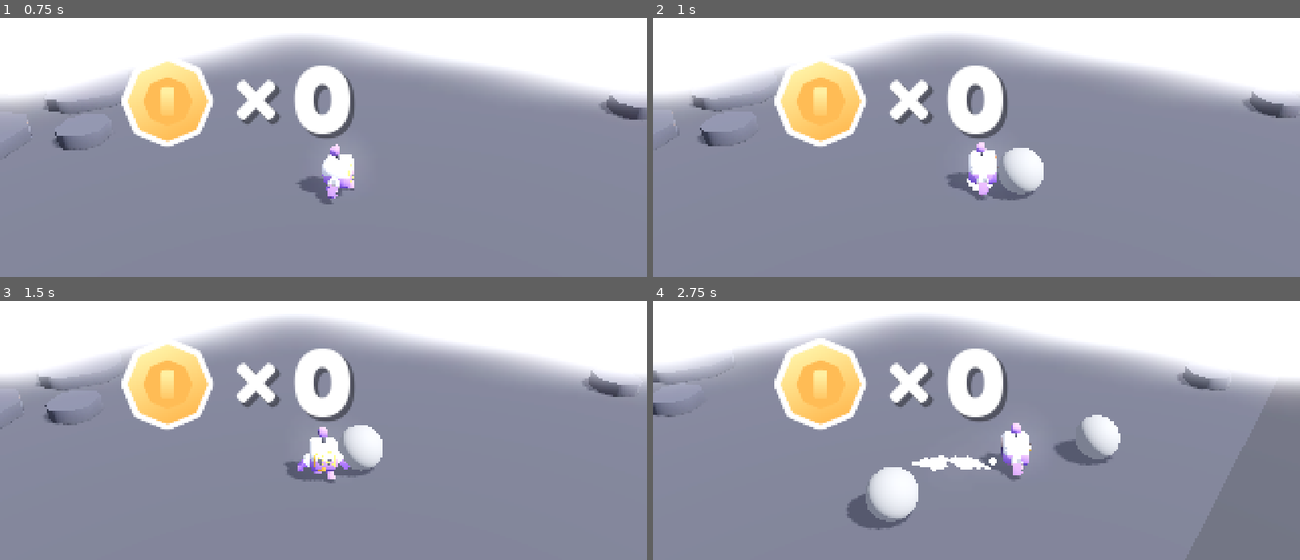
Above: before the commit, frames 1-4 (two rows, left to right).
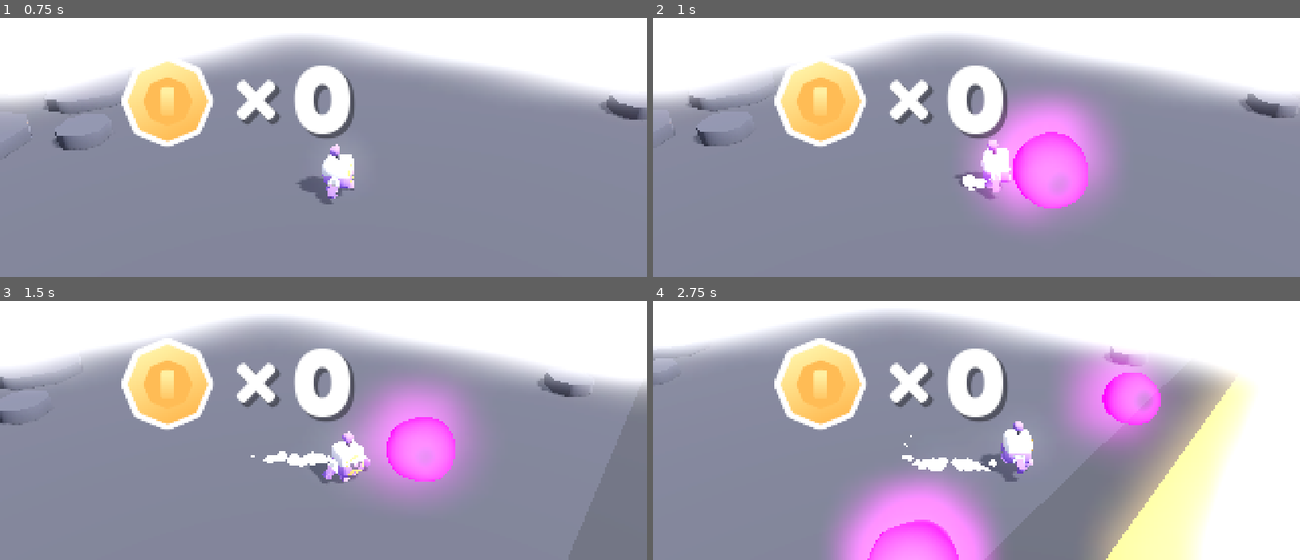
Above: after the commit, the same moments.

Repository: balidani/BobaPop
Game: Godot game, scene res://scenes/main.tscn
The game is run twice, just before and just after one commit, with the same random seed, the same clock (stepped at 60 frames per second) and the same inputs.
Inputs:
- Up to frame 1 (0.75 s): hold D (move_right) from 0.53 s (still down); tap Down (camera_down) at 0.6 s
- Up to frame 2 (1 s): keep holding D (move_right); tap Space (jump) at 0.77 s
- Up to frame 3 (1.5 s): release D (move_right) at 1.28 s; hold S (move_back) from 1.28 s (still down); tap Left (camera_left) at 1.35 s
- Up to frame 4 (2.75 s): tap Space (jump) at 1.52 s; release S (move_back) at 2.03 s; hold D (move_right) from 2.03 s (still down); tap Right (camera_right) at 2.1 s

Frame 1 is identical in both runs. In frame 2, 9.2% of the frame differs, in the area x 2-100%, y 28-81%; in frame 3, 14%; in frame 4, 34%, in the area x 0-100%, y 4-100%.
Error in both runs: Invalid access to property or key 'position' on a base object of type 'Nil'. (res://scripts/view.gd:33)

Commit message:
make bubbles shaded

Diff:
--- a/scenes/bubble.tscn
+++ b/scenes/bubble.tscn
@@ -1,10 +1,54 @@
-[gd_scene load_steps=3 format=3 uid="uid://ceh015bhiwo7i"]
+[gd_scene load_steps=6 format=3 uid="uid://ceh015bhiwo7i"]
 
-[ext_resource type="SphereMesh" uid="uid://b5atinp5pagdo" path="res://meshes/bubble.tres" id="1_0j574"]
-[ext_resource type="Script" path="res://scripts/bubble.gd" id="2_pdve3"]
+[ext_resource type="SphereMesh" path="res://materials/new_sphere_mesh.tres" id="1_dps4q"]
+
+[sub_resource type="Shader" id="Shader_acusc"]
+code = "shader_type spatial;
+
+uniform sampler2D noise_tex;
+uniform float spikiness;
+uniform float speed;
+uniform vec3 color;
+
+float fresnel(vec3 normal, mat4 camera_matrix){
+	vec3 view_direction_world = (camera_matrix * vec4(0.0,0.0,1.0,0.0)).xyz;
+	vec3 normal_world = (camera_matrix * vec4(normal,0.0)).xyz;
+
+	float d = dot(view_direction_world, normal_world);
+	d = abs(d);
+	d = clamp(d, 0.0, 1.0);
+
+	return 1.0 - d;
+}
+
+void vertex() {
+	float height = texture(noise_tex, VERTEX.xz * spikiness + vec2(TIME)*speed).r;
+	VERTEX += NORMAL * height * 0.5;
+}
+
+void fragment() {
+	ALPHA = fresnel(NORMAL, VIEW_MATRIX);
+	ROUGHNESS = 1.5;
+	ALBEDO = color;
+}
+"
+
+[sub_resource type="FastNoiseLite" id="FastNoiseLite_r40wu"]
+
+[sub_resource type="NoiseTexture2D" id="NoiseTexture2D_bu7wf"]
+noise = SubResource("FastNoiseLite_r40wu")
+
+[sub_resource type="ShaderMaterial" id="ShaderMaterial_irgy1"]
+render_priority = 0
+shader = SubResource("Shader_acusc")
+shader_parameter/spikiness = 0.05
+shader_parameter/speed = 0.08
+shader_parameter/color = Vector3(5, 0, 15)
+shader_parameter/noise_tex = SubResource("NoiseTexture2D_bu7wf")
 
 [node name="Bubble" type="Node3D"]
-script = ExtResource("2_pdve3")
 
-[node name="Bubble" type="MeshInstance3D" parent="."]
-mesh = ExtResource("1_0j574")
+[node name="MeshInstance3D" type="MeshInstance3D" parent="."]
+transform = Transform3D(1, 0, 0, 0, 1, 0, 0, 0, 1, -0.330969, -0.100726, -0.0341489)
+material_override = SubResource("ShaderMaterial_irgy1")
+mesh = ExtResource("1_dps4q")
--- a/src/bubble_path/bubble_path.gd
+++ b/src/bubble_path/bubble_path.gd
@@ -4,12 +4,10 @@
 var t = 0.0
 func _process(delta: float) -> void:
 	t += delta
-	if t < 1.0: return
 
 	apply_central_impulse(-global_transform.basis.z * 2.0)
 	set_process(false)
 
-
 func _on_body_entered(body: Node) -> void:
 	if body.has_method("bounce"):
 		body.bounce(self)
--- a/src/bubble_path/bubble_path.tscn
+++ b/src/bubble_path/bubble_path.tscn
@@ -1,13 +1,58 @@
-[gd_scene load_steps=5 format=3 uid="uid://dnr5rjm3bwrgt"]
+[gd_scene load_steps=9 format=3 uid="uid://dnr5rjm3bwrgt"]
 
 [ext_resource type="PhysicsMaterial" uid="uid://w2eko4jy8j5l" path="res://src/bubble_path/bounce.tres" id="1_a8rah"]
 [ext_resource type="Script" path="res://src/bubble_path/bubble_path.gd" id="1_pll3f"]
+
+[sub_resource type="Shader" id="Shader_668kg"]
+code = "shader_type spatial;
+
+uniform sampler2D noise_tex;
+uniform float spikiness;
+uniform float speed;
+uniform vec3 color;
+
+float fresnel(vec3 normal, mat4 camera_matrix){
+	vec3 view_direction_world = (camera_matrix * vec4(0.0,0.0,1.0,0.0)).xyz;
+	vec3 normal_world = (camera_matrix * vec4(normal,0.0)).xyz;
+
+	float d = dot(view_direction_world, normal_world);
+	d = abs(d);
+	d = clamp(d, 0.0, 1.0);
+
+	return 1.0 - d;
+}
+
+void vertex() {
+	float height = texture(noise_tex, VERTEX.xz * spikiness + vec2(TIME)*speed).r;
+	VERTEX += NORMAL * height * 0.5;
+}
+
+void fragment() {
+	ALPHA = fresnel(NORMAL, VIEW_MATRIX);
+	ROUGHNESS = 1.5;
+	ALBEDO = color;
+}
+"
+
+[sub_resource type="FastNoiseLite" id="FastNoiseLite_4xfrs"]
+
+[sub_resource type="NoiseTexture2D" id="NoiseTexture2D_1xwse"]
+noise = SubResource("FastNoiseLite_4xfrs")
+
+[sub_resource type="ShaderMaterial" id="ShaderMaterial_xfokb"]
+render_priority = 0
+shader = SubResource("Shader_668kg")
+shader_parameter/spikiness = 0.05
+shader_parameter/speed = 0.08
+shader_parameter/color = Vector3(5, 0, 10)
+shader_parameter/noise_tex = SubResource("NoiseTexture2D_1xwse")
 
 [sub_resource type="SphereMesh" id="SphereMesh_fygxx"]
 
 [sub_resource type="SphereShape3D" id="SphereShape3D_6isg4"]
 
 [node name="BubblePath" type="RigidBody3D"]
+axis_lock_linear_y = true
 mass = 0.5
 physics_material_override = ExtResource("1_a8rah")
 gravity_scale = 0.0
@@ -16,6 +61,8 @@
 script = ExtResource("1_pll3f")
 
 [node name="MeshInstance3D" type="MeshInstance3D" parent="."]
+transform = Transform3D(1, 0, 0, 0, 1, 0, 0, 0, 1, -0.00412369, 0, 0)
+material_override = SubResource("ShaderMaterial_xfokb")
 mesh = SubResource("SphereMesh_fygxx")
 
 [node name="CollisionShape3D" type="CollisionShape3D" parent="."]
